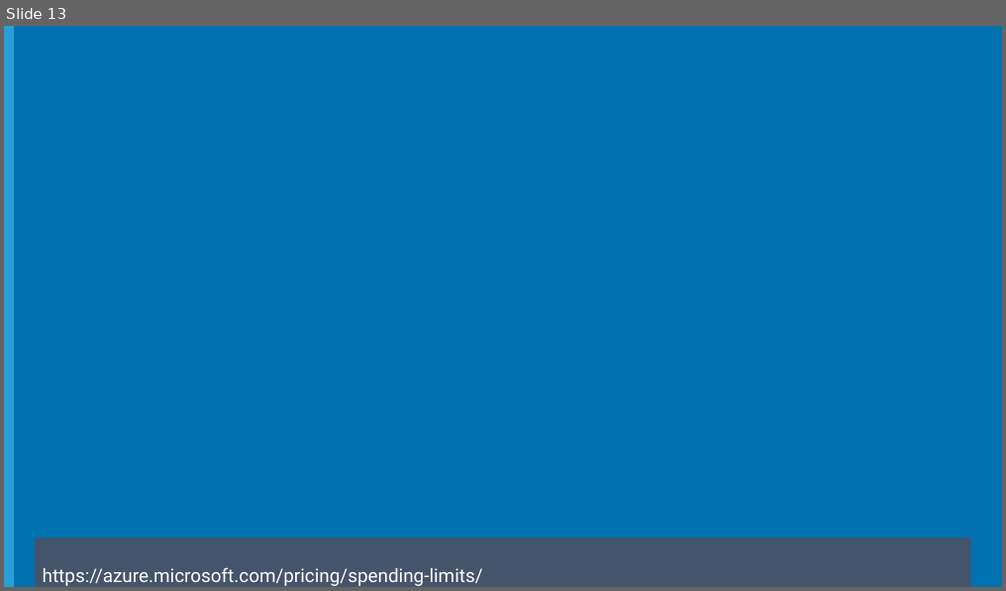
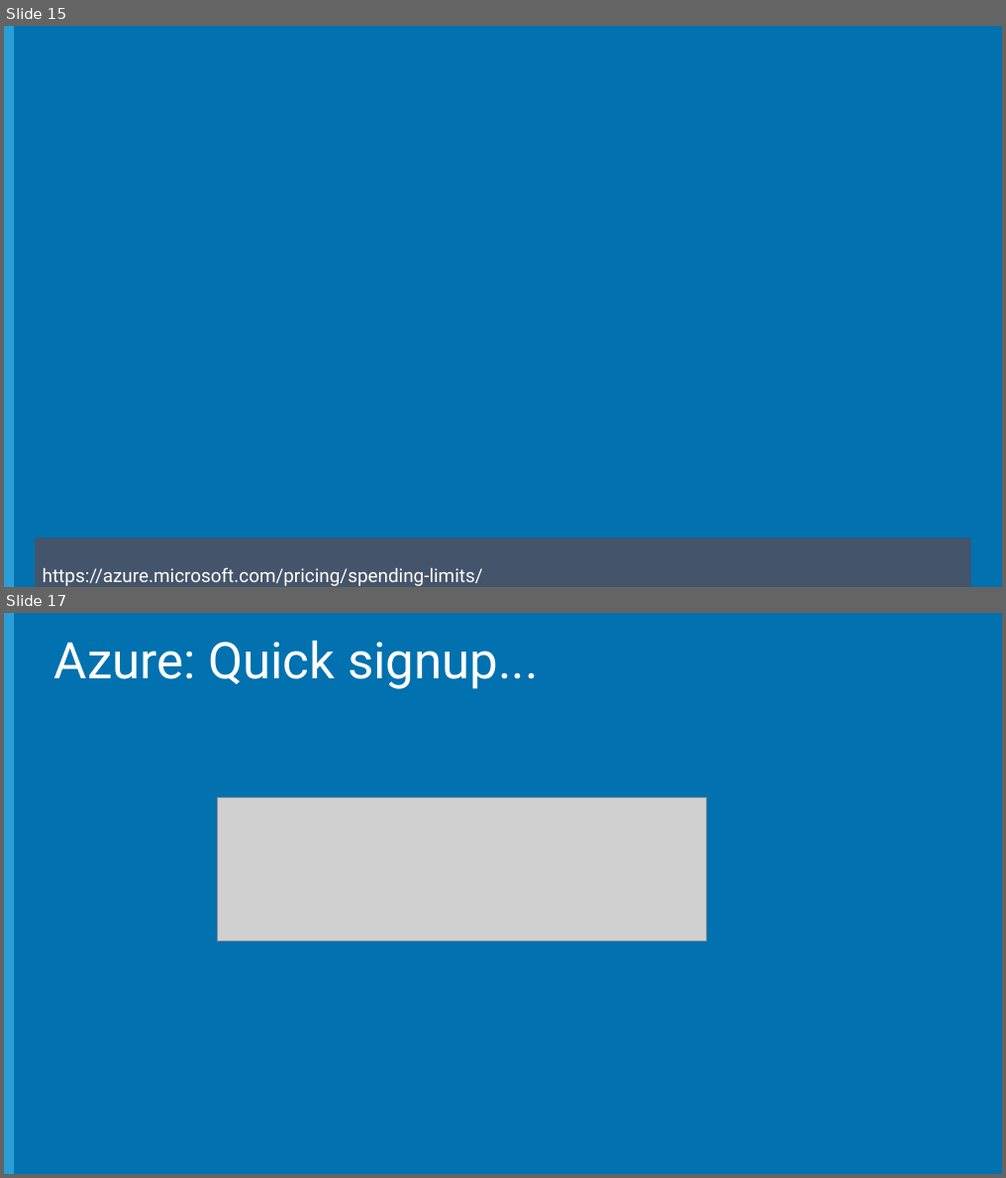
Before and after one commit to Microsoft-Web/WebCampTrainingKit, a slide deck: Presentation/01-Keynote/Keynote.pptx. Shown one above the other, each under a label of ours: slide 13 before the commit, slides 15 and 17 after it; the slides between them are not shown. The pictures are 1006x591 and 1006x1178 pixels, drawn with LibreOffice and Linux fonts; fonts in the diff are those of the drawing; grey boxes stand for pictures; background and template pictures are left out. Boxes give left, top, right and bottom in pixels: in the first picture for what was removed or moved away, otherwise in the second. Text is boxed around its words. In the diff, an @@ line names an element or a change of style, - is before the commit and + after.

```diff
--- a/Presentation/01-Keynote/Keynote.pptx
+++ b/Presentation/01-Keynote/Keynote.pptx
@@ slide 17 added at (4, 613, 1002, 1174), background #0171B0; not listed: 1 template element that a slide beside it also shows @@
@@ title added at (54, 640, 539, 689), 48.6 pt, text #FFFFFF @@
+Azure: Quick signup...
@@ picture added at (218, 798, 706, 942) @@
@@ what was slide 13 is now slide 15 @@
```
Also in this commit, not shown: 8 slides changed, 10 other slides added, 12 slides removed, 4 other files.
